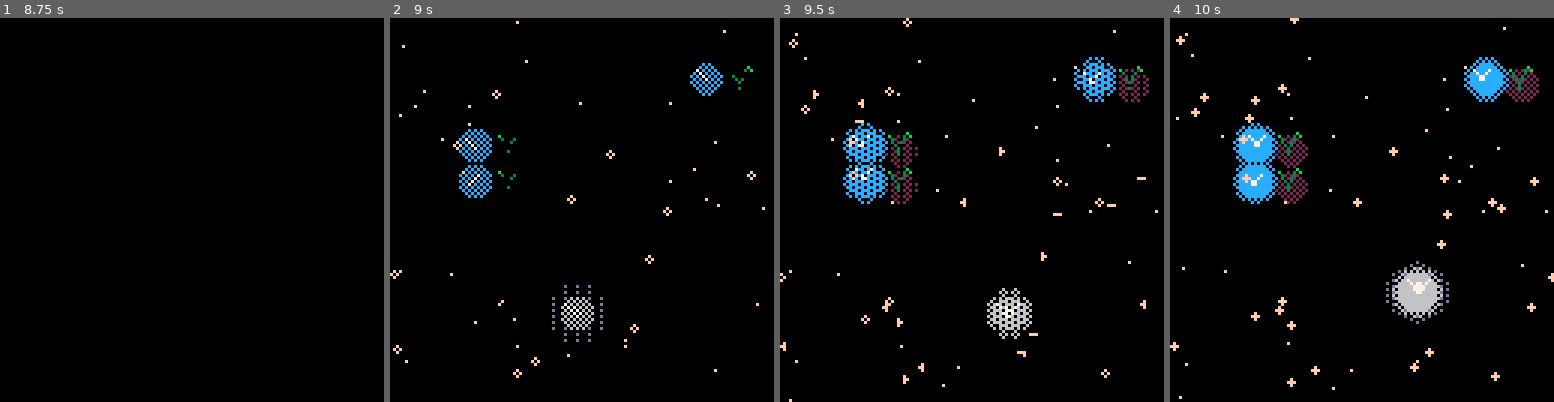
Above: before the commit, frames 1-4 (left to right).
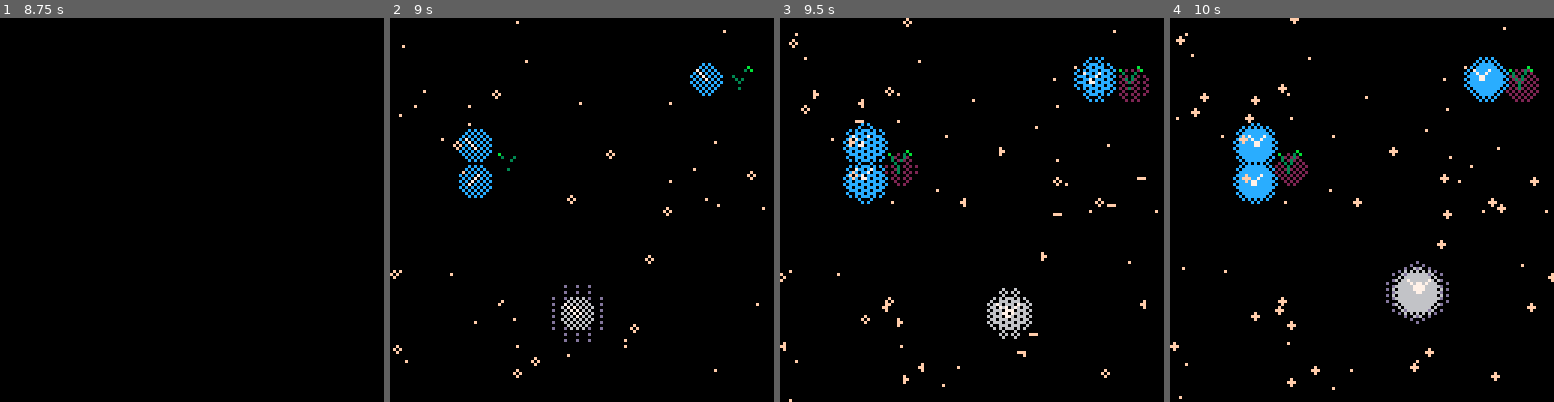
Above: after the commit, the same moments.

Repository: mamoru-miyagawa/pico8_prototypes
Game: PICO-8 cartridge loneliness/loneliness.p8
Same seed, same stepped clock (60 frames per second), same inputs: the game is played once before the commit and once after it.
Inputs:
- Up to frame 1 (8.75 s): tap X (X key) at 0.33, 1.07, 1.85, 2.97, 4.08, 5.2, 6.32, 7.43, 8.55 s; tap O (Z key) at 0.7, 1.7, 2.1, 2.5, 2.9, 3.3, 3.7, 4.1, 4.5, 4.9, 5.3, 5.7, 6.1, 6.5, 6.9, 7.3, 7.7, 8.1, 8.5 s; hold Right 1.6-2.1 s; hold Up 2.15-2.42 s; hold Right 2.47-3.03 s; hold Left 3.08-3.58 s; hold Down 3.63-3.97 s; hold Right 4.02-4.68 s; hold Up 4.73-5.03 s; hold Left 5.08-5.68 s; hold Down 5.73-6.03 s; hold Right 6.08-6.58 s; hold Right 6.63-7.13 s; hold Up 7.18-7.45 s; hold Right 7.5-8.07 s; hold Left 8.12-8.62 s; hold Down from 8.67 s (still down)
- Up to frame 2 (9 s): keep holding Down; tap O (Z key) at 8.9 s
- Up to frame 3 (9.5 s): release Down at 9 s; hold Right from 9.05 s (still down); tap O (Z key) at 9.3 s
- Up to frame 4 (10 s): tap X (X key) at 9.67 s; tap O (Z key) at 9.7 s; release Right at 9.72 s; hold Up from 9.77 s (still down)

Frame 1 is identical in both runs. In frame 2, less than 0.1% of the frame differs, in the area x 28-33%, y 30-45%; in frame 3, 0.5%; in frame 4, 0.6%, in the area x 27-36%, y 29-49%.

Commit message:
Multiple npc to vegetation bugfix

Diff:
--- a/loneliness/loneliness.p8
+++ b/loneliness/loneliness.p8
@@ -600,11 +600,12 @@
 }
 -- big npc: passive thief, steals attached npcs, retreats when att=0
 big={x=63,y=-191,done=false,retreat=false,engaged=false,sc=0,jx=0,jy=0,cast=false,cast_t=0}
--- grass tufts next to each npc spawn (sprite 7, world space, col 2 base glow)
+-- grass tufts: one per plant (not per npc), matches level_editor export
 grass={}
-for i,n in ipairs(npcs) do
- grass[i]={x=n.x+12,y=n.y}
-end
+grass[1]={x=24+12,y=44}
+grass[2]={x=101+12,y=16}
+grass[3]={x=98+12,y=-72}
+grass[4]={x=21+12,y=-90}
 -- flowers: sprite 9, world space, changes player color on hold x
 flowers={
  {x=62,y=-27,col=12,used=false},
